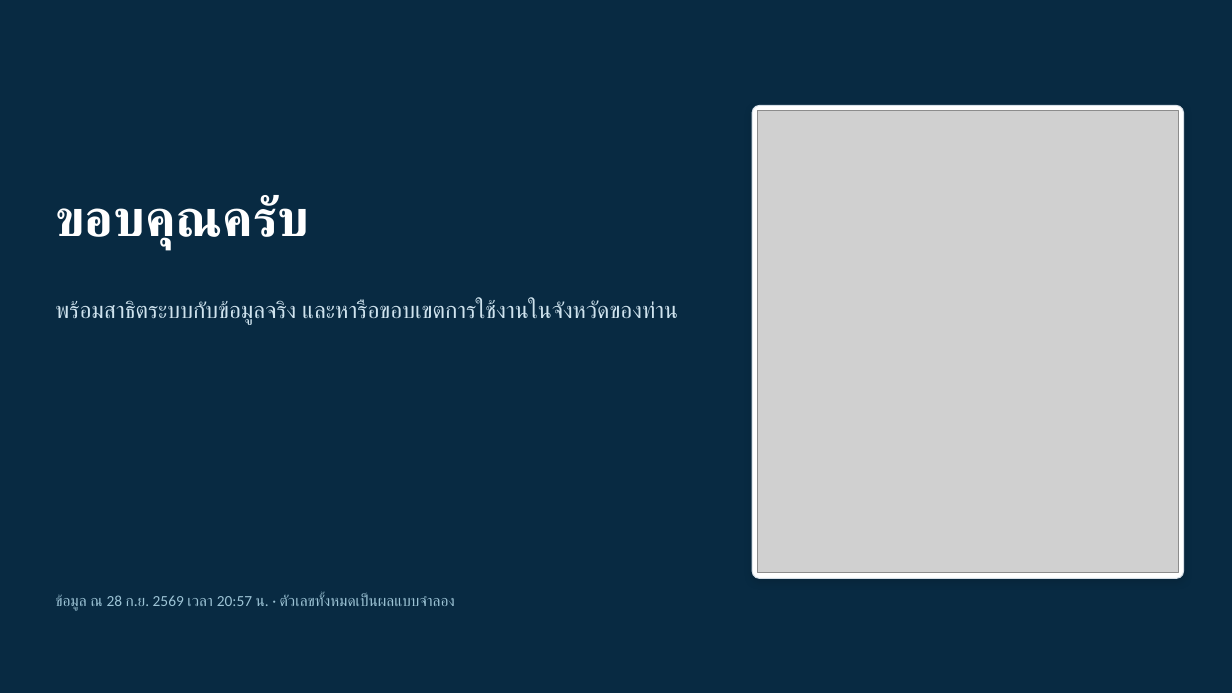
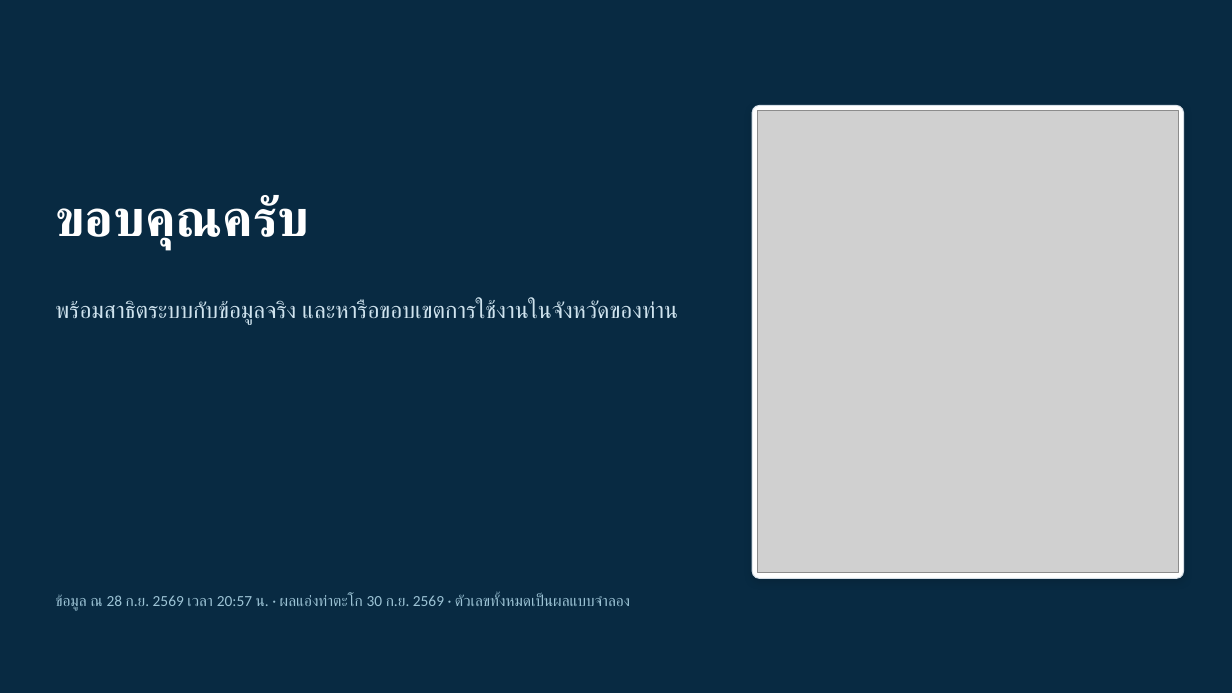
Before and after one commit to att-geo/nakhonsawan-flood, a slide deck: slide 13 of docs/report/NakhonSawanFlood_ลูกค้าและหน่วยงานราชการ.pptx (slide 12 before the commit). Drawn at 1232x693 pixels with LibreOffice and Linux fonts; fonts in the diff are those of the drawing; grey boxes stand for pictures. Boxes give left, top, right and bottom in pixels: in the first picture for what was removed or moved away, otherwise in the second. Text is boxed around its words. In the diff, an @@ line names an element or a change of style, - is before the commit and + after.

```diff
--- a/docs/report/NakhonSawanFlood_ลูกค้าและหน่วยงานราชการ.pptx
+++ b/docs/report/NakhonSawanFlood_ลูกค้าและหน่วยงานราชการ.pptx
@@ text at (55,594,630,611): text changed @@
-ข้อมูล ณ 28 ก.ย. 2569 เวลา 20:57 น. · ตัวเลขทั้งหมดเป็นผลแบบจำลอง
+ข้อมูล ณ 28 ก.ย. 2569 เวลา 20:57 น. · ผลแอ่งท่าตะโก 30 ก.ย. 2569 · ตัวเลขทั้งหมดเป็นผลแบบจำลอง
```
Also in this commit, not shown: 4 other slides changed, 1 slide added, 3 other files.
